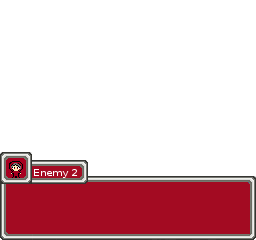
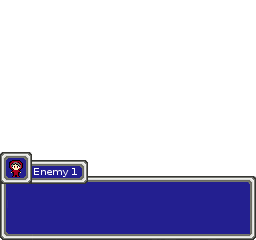
Layer changes from the first 256 x 240 image to the second:
painted on "??" over [left=34, top=168, right=78, bottom=178]
hid "enemy2", moved it above "enemy1", painted on it over [left=6, top=158, right=26, bottom=178]
showed "enemy1", painted on it over [left=6, top=158, right=26, bottom=178]
showed "Hikari-name" over [left=24, top=160, right=88, bottom=184]
hid "Hikari-name copy" over [left=24, top=160, right=88, bottom=184]
hid "main copy" over [left=6, top=176, right=250, bottom=234]
showed "main" over [left=6, top=176, right=250, bottom=234]
